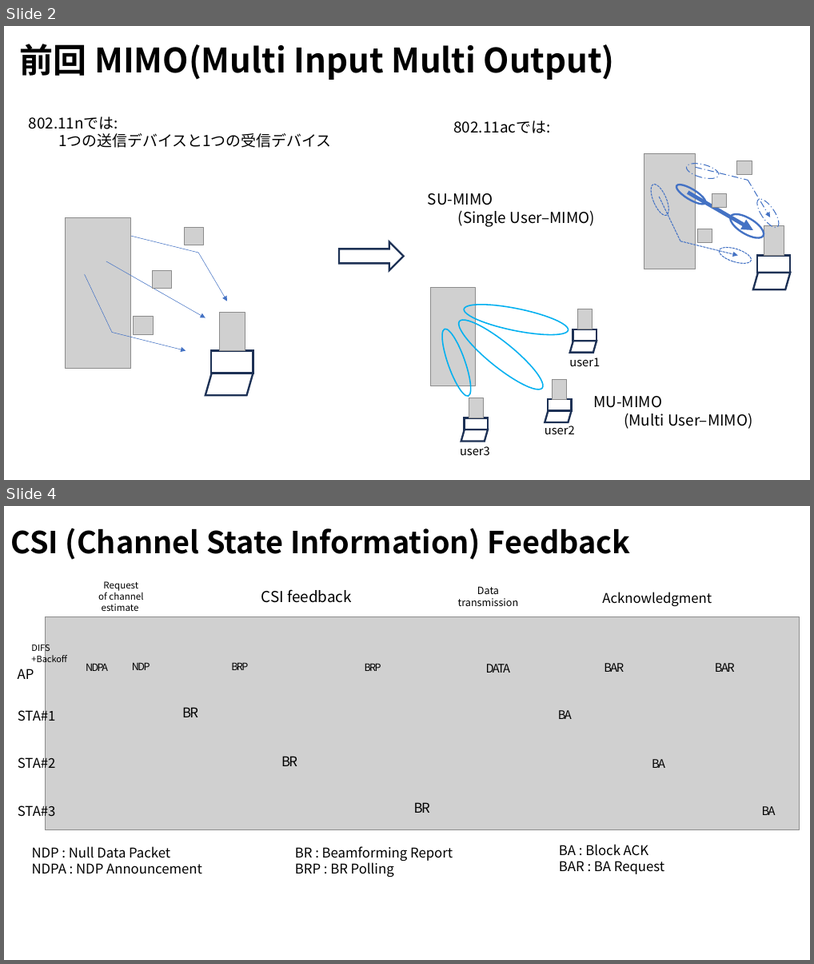
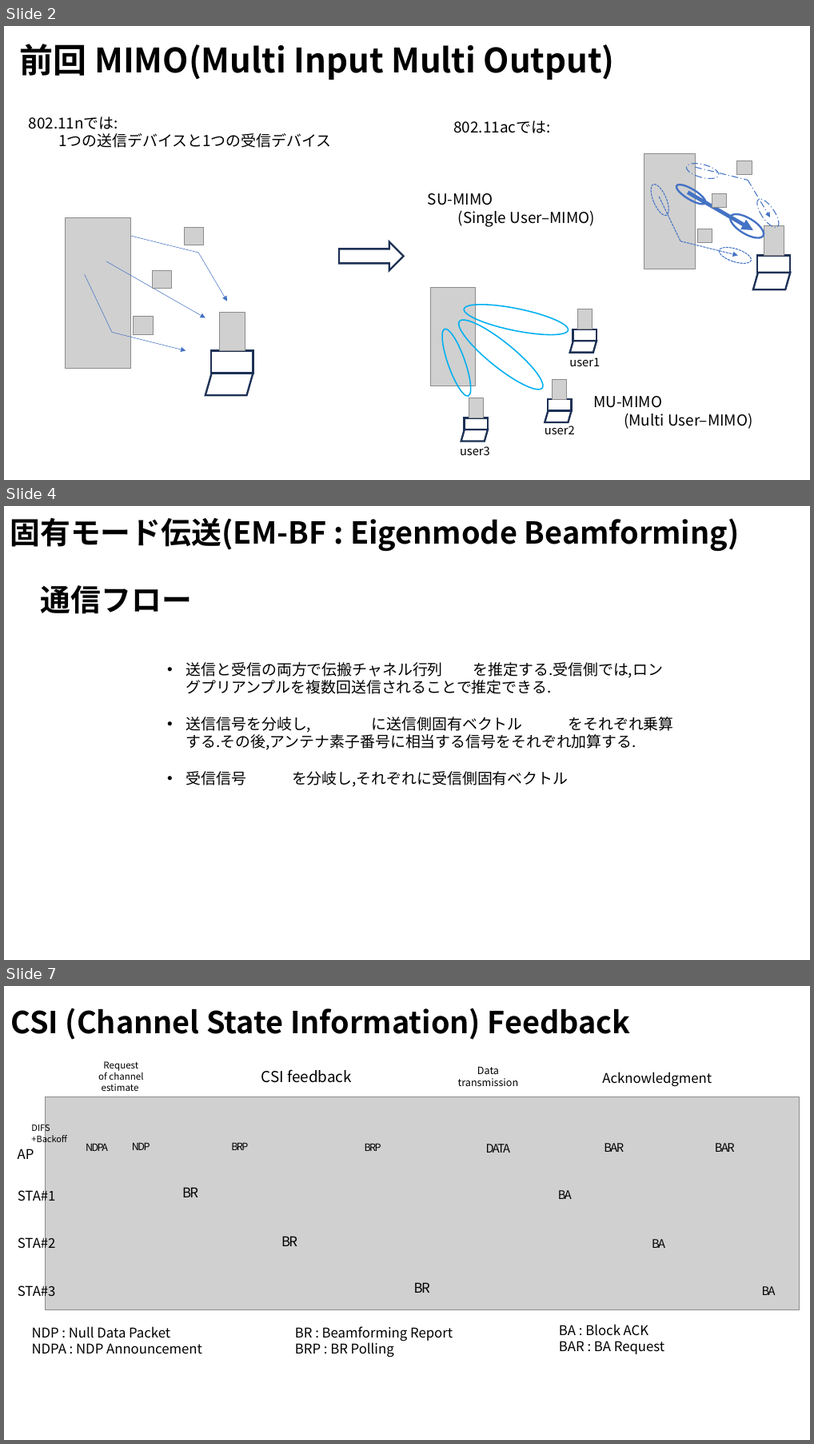
Before and after one commit to ryoww/seminar, a slide deck: MIMO/MU-MIMO.pptx. Shown one above the other, each under a label of ours: slides 2 and 4 before the commit, slides 2, 4 and 7 after it; the slides between them are not shown. The pictures are 814x964 and 814x1444 pixels, drawn with LibreOffice and Linux fonts; fonts in the diff are those of the drawing; grey boxes stand for pictures; background and template pictures are left out. Boxes give left, top, right and bottom in pixels: in the first picture for what was removed or moved away, otherwise in the second. Text is boxed around its words. In the diff, an @@ line names an element or a change of style, - is before the commit and + after.

```diff
--- a/MIMO/MU-MIMO.pptx
+++ b/MIMO/MU-MIMO.pptx
@@ slide 4 added at (4, 506, 810, 960), background #FFFFFF @@
@@ text added at (10, 518, 740, 552), 36 pt, text #000000, bold @@
+固有モード伝送(EM-BF : Eigenmode Beamforming)
@@ text added at (41, 585, 192, 614), 36 pt, text #000000, bold @@
+通信フロー
@@ text added at (186, 662, 674, 787), 18 pt, text #000000 @@
+• 送信と受信の両方で伝搬チャネル行列 を推定する.受信側では,ロングプリアンプルを複数回送信されることで推定できる.
+• 送信信号を分岐し, に送信側固有ベクトル をそれぞれ乗算する.その後,アンテナ素子番号に相当する信号をそれぞれ加算する.
+• 受信信号 を分岐し,それぞれに受信側固有ベクトル
@@ what was slide 4 is now slide 7 @@
```
Also in this commit, not shown: 1 slide changed, 2 other slides added, 1 slide removed, 9 other files.
